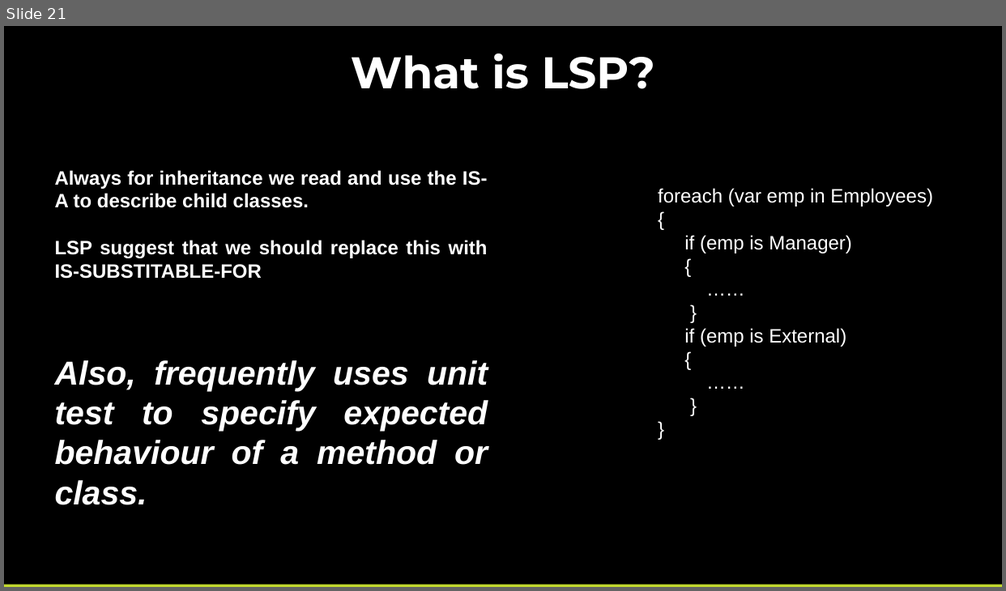
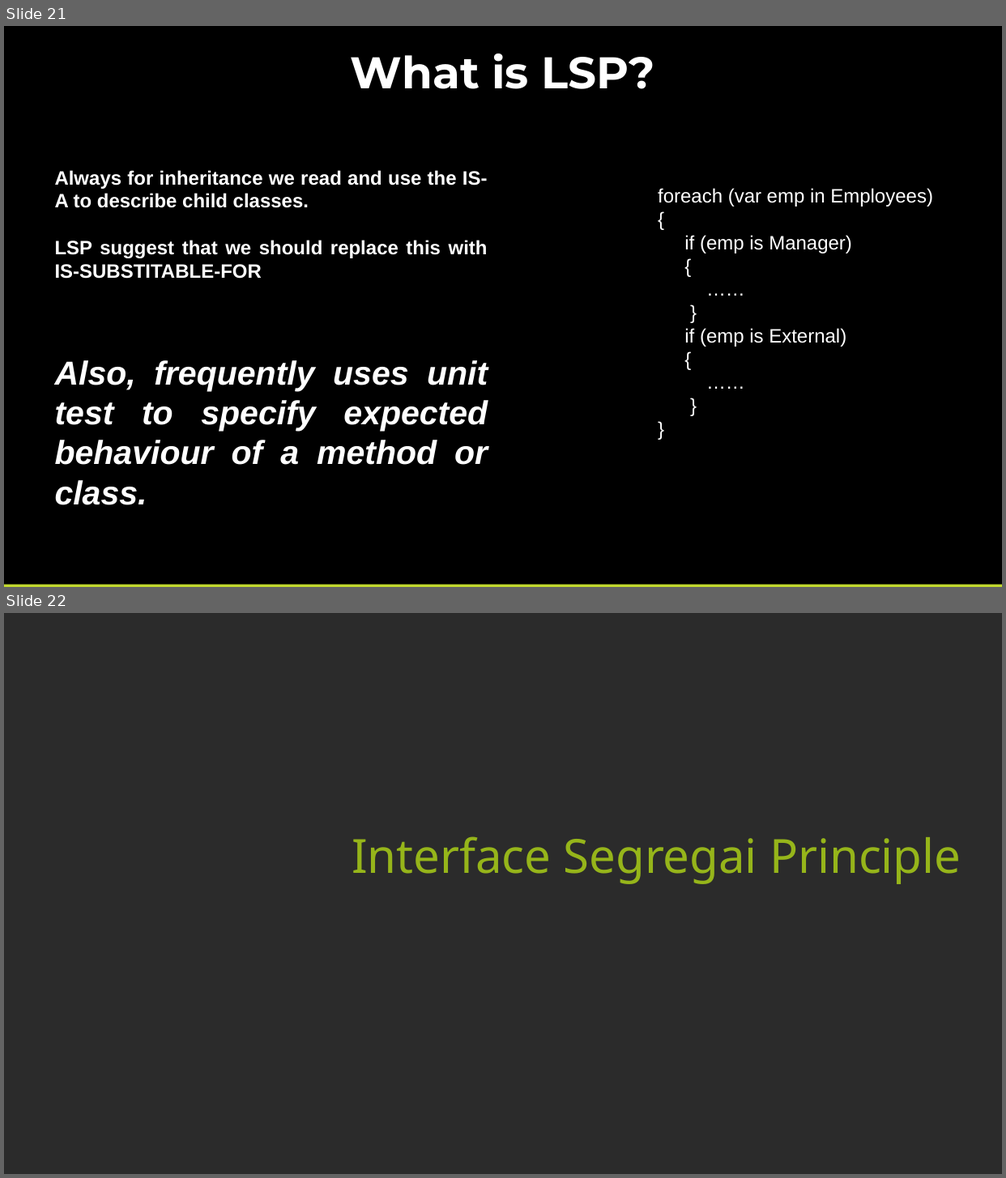
Before and after one commit to pcastellanos/TeamTraining, a slide deck: SOLID/SOLID.pptx. Shown one above the other, each under a label of ours: slide 21 before the commit, slides 21 and 22 after it. The pictures are 1006x591 and 1006x1178 pixels, drawn with LibreOffice and Linux fonts; fonts in the diff are those of the drawing; background and template pictures are left out; a plain dark background stands for a picture behind light text. Boxes give left, top, right and bottom in pixels: in the first picture for what was removed or moved away, otherwise in the second. Text is boxed around its words. In the diff, an @@ line names an element or a change of style, - is before the commit and + after.

Commit message:
[InterfaceSegregation] Add PPT

```diff
--- a/SOLID/SOLID.pptx
+++ b/SOLID/SOLID.pptx
@@ slide 22 added at (4, 613, 1002, 1174), background picture (left out) @@
@@ text added at (351, 837, 961, 884), 34 pt, text #96B51A @@
+Interface Segregai Principle
```
Also in this commit, not shown: 5 other slides added.
